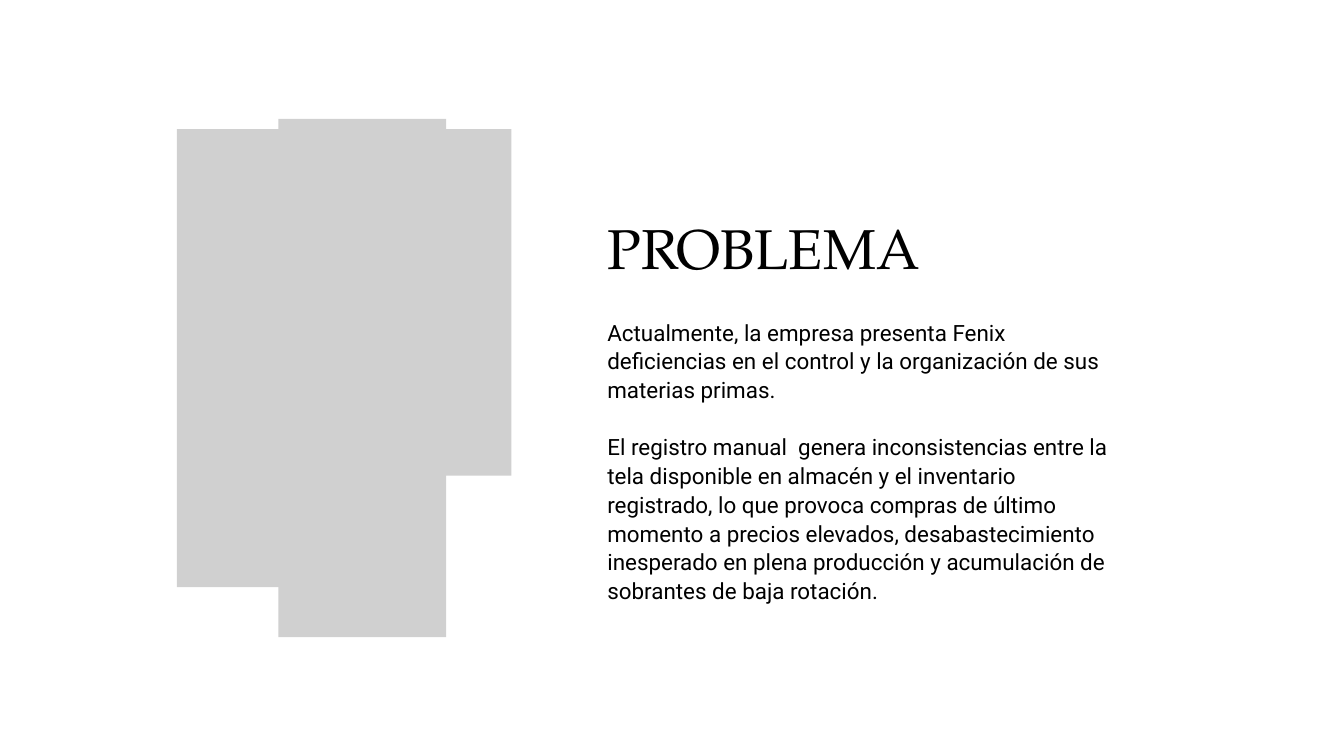
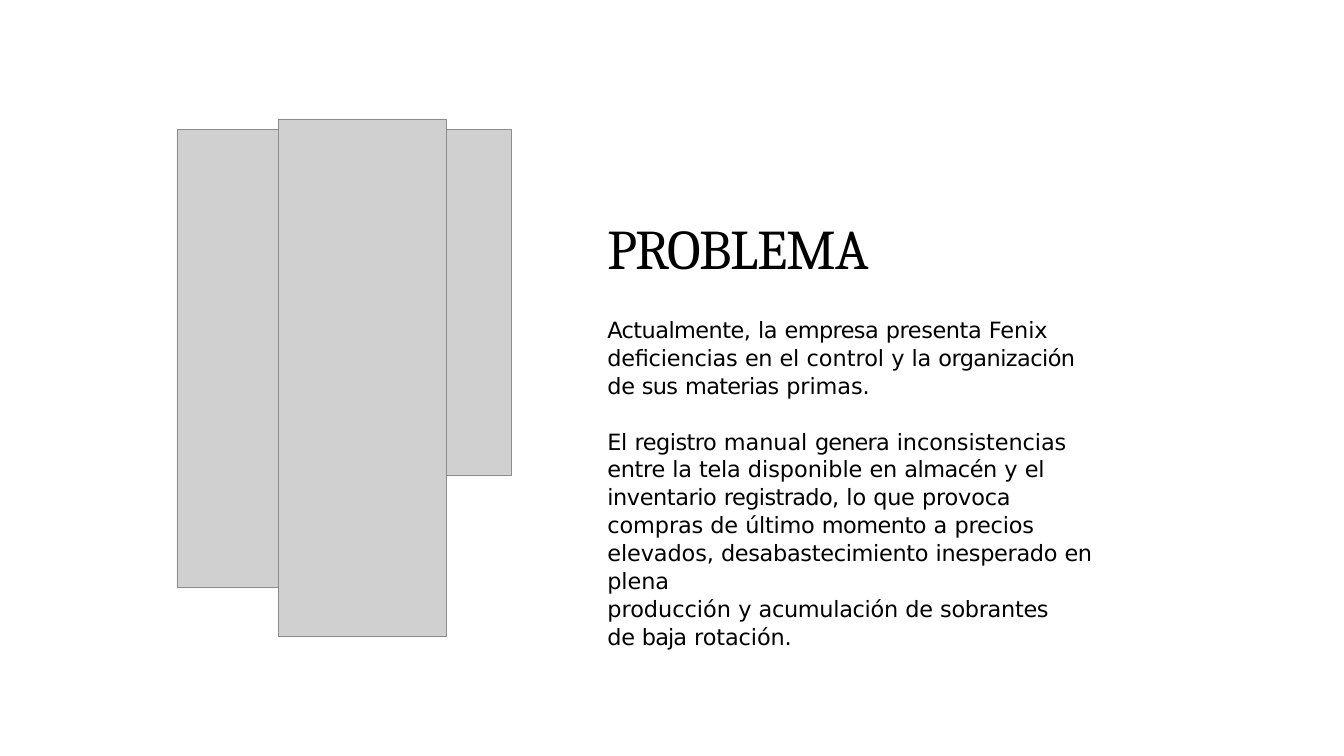
Before and after one commit to slashmagma/Proyecto_Optimisacion_MANANI-, a slide deck: slide 4 of fase 1/Evidencias_Grupales/Presentacíon Proyecto.pptx. Drawn at 1344x756 pixels with LibreOffice and Linux fonts; fonts in the diff are those of the drawing; grey boxes stand for pictures. Boxes give left, top, right and bottom in pixels: in the first picture for what was removed or moved away, otherwise in the second. Text is boxed around its words. In the diff, an @@ line names an element or a change of style, - is before the commit and + after.

```diff
--- a/fase 1/Evidencias_Grupales/Presentacíon Proyecto.pptx
+++ b/fase 1/Evidencias_Grupales/Presentacíon Proyecto.pptx
@@ title "PROBLEMA" at box(607, 231, 869, 270): font TeX Gyre Pagella to Cambria, letter spacing 0 to -1.3 pt; indent changed; line spacing 63pt to 1; more space between paragraphs @@
@@ text at box(607, 321, 1092, 622): text changed; font Roboto to DejaVu Sans @@
-Actualmente, la empresa presenta Fenix deficiencias en el control y la organización de sus materias primas.
-El registro manual genera inconsistencias entre la tela disponible en almacén y el inventario registrado, lo que provoca compras de último momento a precios elevados, desabastecimiento inesperado en plena producción y acumulación de sobrantes de baja rotación.
+Actualmente, la empresa presenta Fenix
+deficiencias en el control y la organización de sus materias primas.
+El registro manual genera inconsistencias entre la tela disponible en almacén y el inventario registrado, lo que provoca compras de último momento a precios elevados, desabastecimiento inesperado en plena
+producción y acumulación de sobrantes de baja rotación.
```
Also in this commit, not shown: 19 other slides changed.
